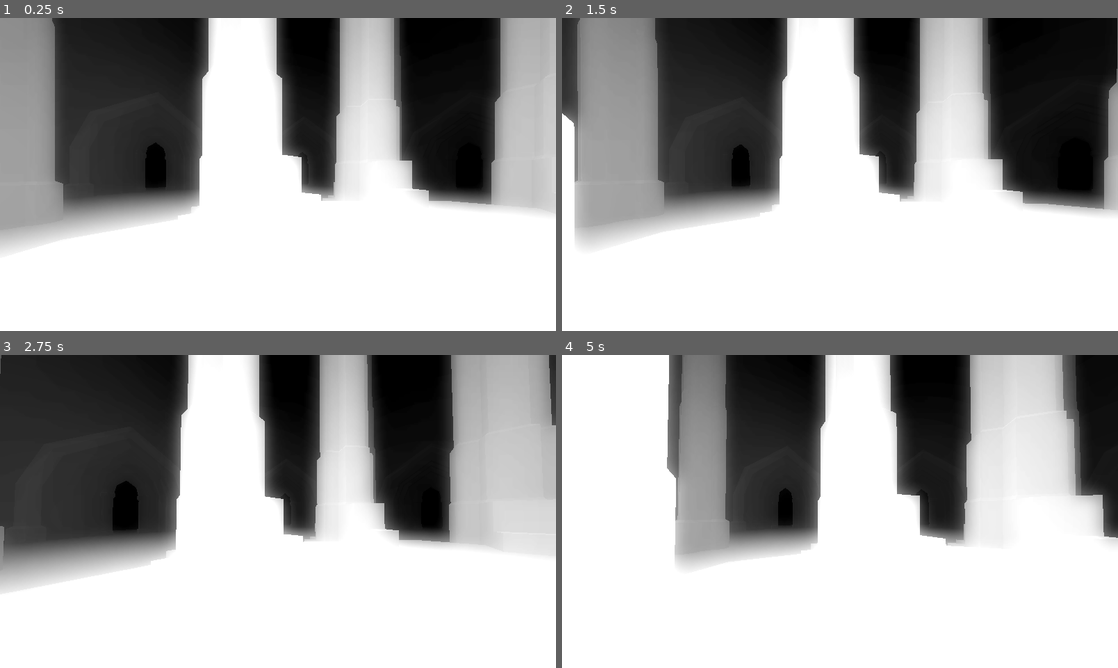
Above: before the commit, frames 1-4 (two rows, left to right).
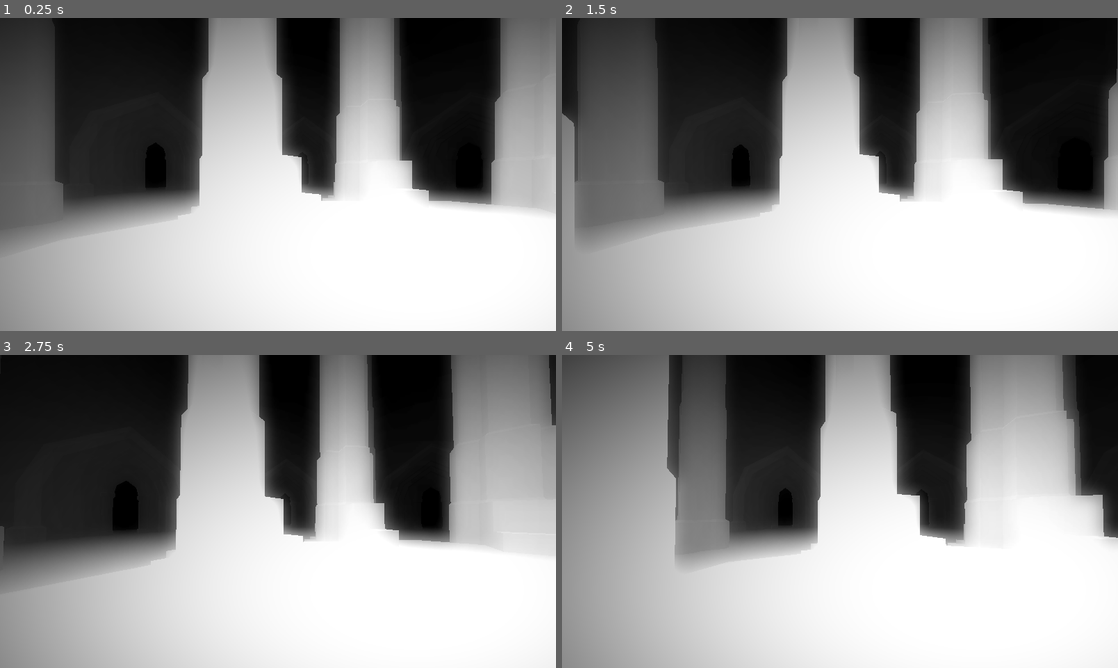
Above: after the commit, the same moments.

Repository: init-Sense/octant
Game: Godot game, scene res://scenes/level/octagon.tscn
Two runs of this game, one before a commit and one after it. Both use one fixed random seed, a clock stepped at 60 frames per second and the inputs below.
Inputs (mouse positions are in pixels of both pictures, inside the frame that each line leads up to):
- Up to frame 1 (0.25 s): no input
- Up to frame 2 (1.5 s): move the mouse to (867, 174) at 0.52 s; hold Q (crouch_up) from 0.53 s (still down); tap Shift (run) at 0.6, 1.35 s; move the mouse to (812, 174) at 1.27 s
- Up to frame 3 (2.75 s): keep holding Q (crouch_up); move the mouse to (289, 505) at 2.02 s; tap Shift (run) at 2.1 s
- Up to frame 4 (5 s): keep holding Q (crouch_up); move the mouse to (834, 517) at 2.77 s; tap Shift (run) at 2.85, 3.6, 4.35 s; move the mouse to (878, 514) at 3.52 s; move the mouse to (795, 508) at 4.27 s

The runs differ from the first frame. In frame 1, 35% of the frame differs, in the area x 0-100%, y 0-100%; in frame 2, 35%; in frame 3, 32%; in frame 4, 43%, in the area x 0-93%, y 0-100%.

Commit message:
feature: added vignette effect to player camera

Diff:
--- a/scenes/player/player.tscn
+++ b/scenes/player/player.tscn
@@ -1,9 +1,10 @@
-[gd_scene load_steps=15 format=3 uid="uid://cu3wtrebnb1dy"]
+[gd_scene load_steps=17 format=3 uid="uid://cu3wtrebnb1dy"]
 
 [ext_resource type="Script" path="res://scripts/player/player.gd" id="1_ne7vt"]
 [ext_resource type="PackedScene" uid="uid://bhcc5cpghylya" path="res://scenes/player/direction.tscn" id="1_tw8pf"]
 [ext_resource type="PackedScene" uid="uid://dri75rr172bm8" path="res://scenes/player/jump.tscn" id="2_8258e"]
 [ext_resource type="Script" path="res://scripts/player/camera.gd" id="2_kf2t8"]
+[ext_resource type="Shader" path="res://shaders/vignette.gdshader" id="3_3odcv"]
 [ext_resource type="PackedScene" uid="uid://coa5srfyqm0yl" path="res://scenes/player/crouch.tscn" id="3_svdt6"]
 [ext_resource type="PackedScene" uid="uid://hd8bno8i2dv7" path="res://scenes/player/interaction.tscn" id="4_xrt8m"]
 [ext_resource type="PackedScene" uid="uid://pxmd0xahckh5" path="res://scenes/player/gravity.tscn" id="7_6ib4u"]
@@ -21,6 +22,14 @@
 [sub_resource type="CapsuleShape3D" id="CapsuleShape3D_vyse8"]
 radius = 0.15
 height = 0.3
+
+[sub_resource type="ShaderMaterial" id="ShaderMaterial_ukljm"]
+shader = ExtResource("3_3odcv")
+shader_parameter/inner_radius = 0.1
+shader_parameter/outer_radius = 1.0
+shader_parameter/vignette_strength = 1.0
+shader_parameter/dither_strength = 0.0
+shader_parameter/vignette_color = null
 
 [sub_resource type="SphereShape3D" id="SphereShape3D_r8biq"]
 
@@ -52,6 +61,22 @@
 far = 1000.0
 script = ExtResource("2_kf2t8")
 
+[node name="Shaders" type="Control" parent="Head/Camera"]
+custom_minimum_size = Vector2(1920, 1080)
+layout_mode = 3
+anchors_preset = 0
+offset_right = 40.0
+offset_bottom = 40.0
+
+[node name="ColorRect" type="ColorRect" parent="Head/Camera/Shaders"]
+material = SubResource("ShaderMaterial_ukljm")
+layout_mode = 1
+anchors_preset = 15
+anchor_right = 1.0
+anchor_bottom = 1.0
+grow_horizontal = 2
+grow_vertical = 2
+
 [node name="Collision" type="CollisionShape3D" parent="Head"]
 shape = SubResource("SphereShape3D_r8biq")
 
--- /dev/null
+++ b/shaders/vignette.gdshader
@@ -0,0 +1,17 @@
+shader_type canvas_item;
+
+uniform float inner_radius = 0.1;
+uniform float outer_radius = 1;
+uniform float vignette_strength = 1.0;
+uniform float dither_strength = 0.0;
+uniform vec4 vignette_color: source_color;
+
+
+void fragment() {
+	float dist = distance(UV, vec2(0.5));
+
+	float vignette = smoothstep(inner_radius, outer_radius, dist) * vignette_strength;
+	float dither = fract(sin(dot(UV, vec2(12.9898, 78.233))) * 43758.5453123) * dither_strength;
+
+	COLOR = vec4(vignette_color.rgb, vignette + dither);
+}
